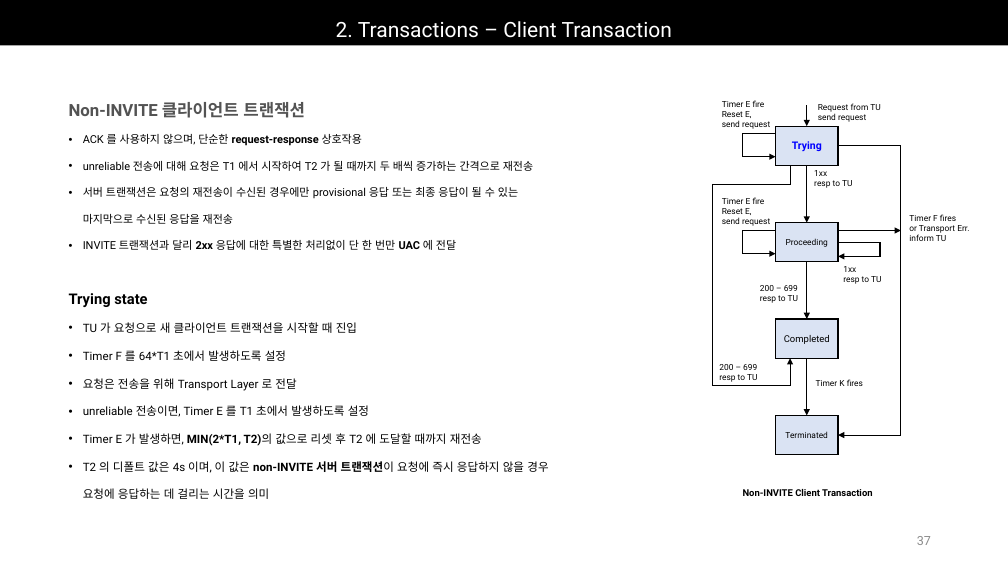
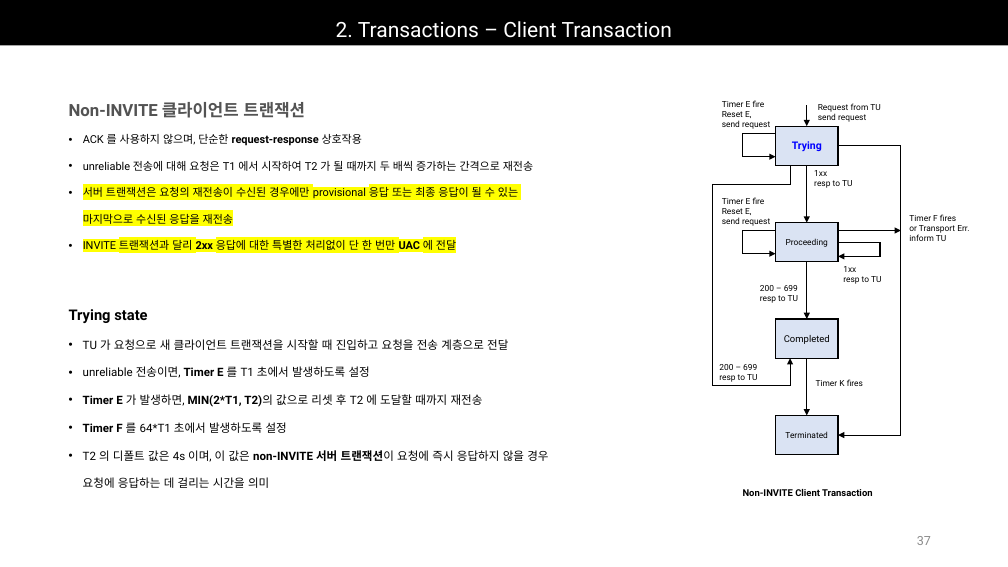
Before and after one commit to Epsilonely/SIP-Survey, a slide deck: slide 37 of 세미나 3차.pptx. Drawn at 1008x567 pixels with LibreOffice and Linux fonts; fonts in the diff are those of the drawing. Boxes give left, top, right and bottom in pixels: in the first picture for what was removed or moved away, otherwise in the second. Text is boxed around its words. In the diff, an @@ line names an element or a change of style, - is before the commit and + after.

```diff
--- a/세미나 3차.pptx
+++ b/세미나 3차.pptx
@@ text at box(83, 186, 518, 253): highlight none to #FFFF00 in "서버 트랜잭션은 요청의 재전송이 수신된 경우에만 provisional ...", "INVITE 트랜잭션과 달리 2xx 응답에 대한 특별한 ..." @@
@@ text "Trying state": place and size @@
-text "Trying state" at box(83, 322, 548, 499)
+text "Trying state" at box(69, 309, 548, 488)
@@ text at box(83, 339, 508, 350): text changed @@
-• TU 가 요청으로 새 클라이언트 트랜잭션을 시작할 때 진입
-• Timer F 를 64*T1 초에서 발생하도록 설정
-• 요청은 전송을 위해 Transport Layer 로 전달
+• TU 가 요청으로 새 클라이언트 트랜잭션을 시작할 때 진입하고 요청을 전송 계층으로 전달
@@ text at box(83, 366, 483, 407): bold on in "Timer E", "Timer E" @@
@@ text at box(83, 422, 287, 433): paragraph added @@
+• Timer F 를 64*T1 초에서 발생하도록 설정
```
Also in this commit, not shown: 8 other slides changed, 2 slides removed, 1 other file.
